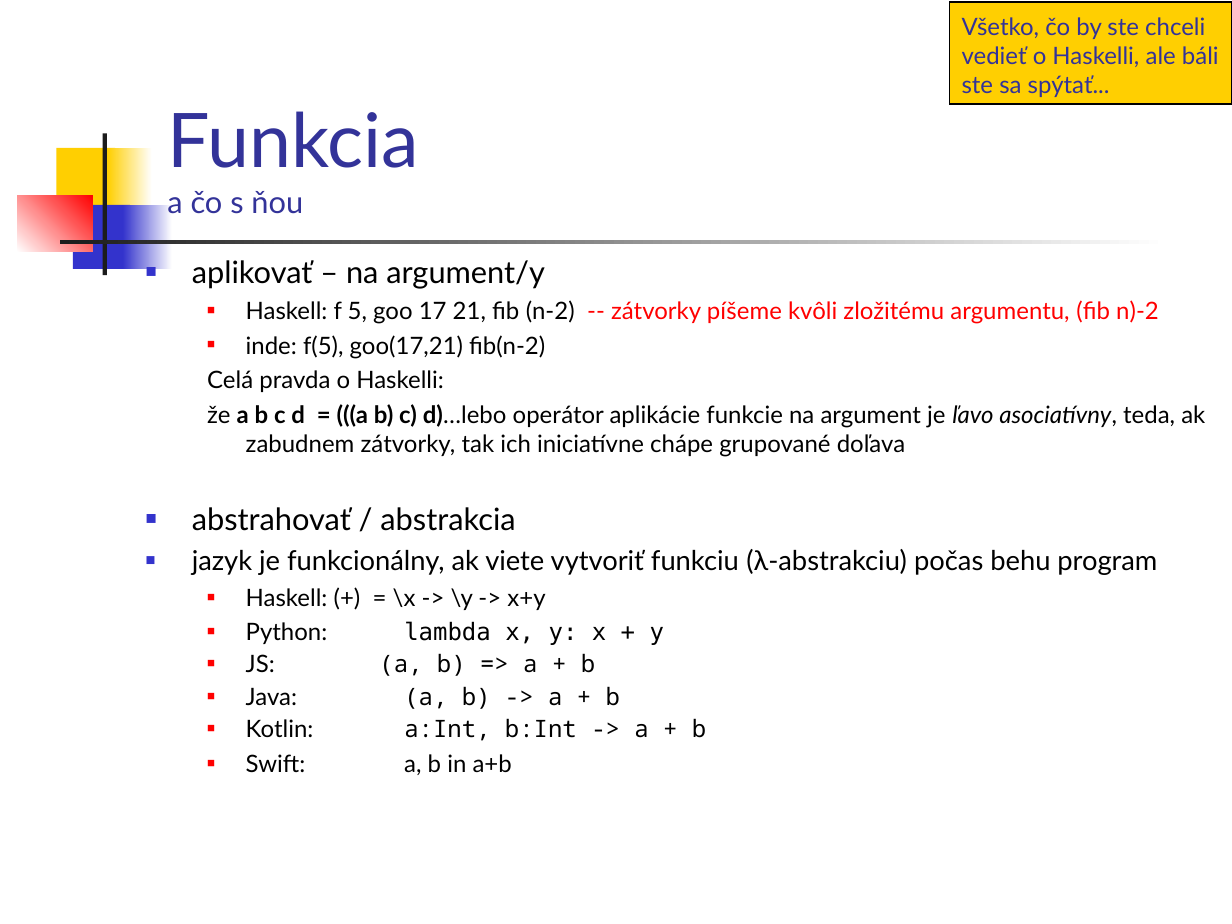
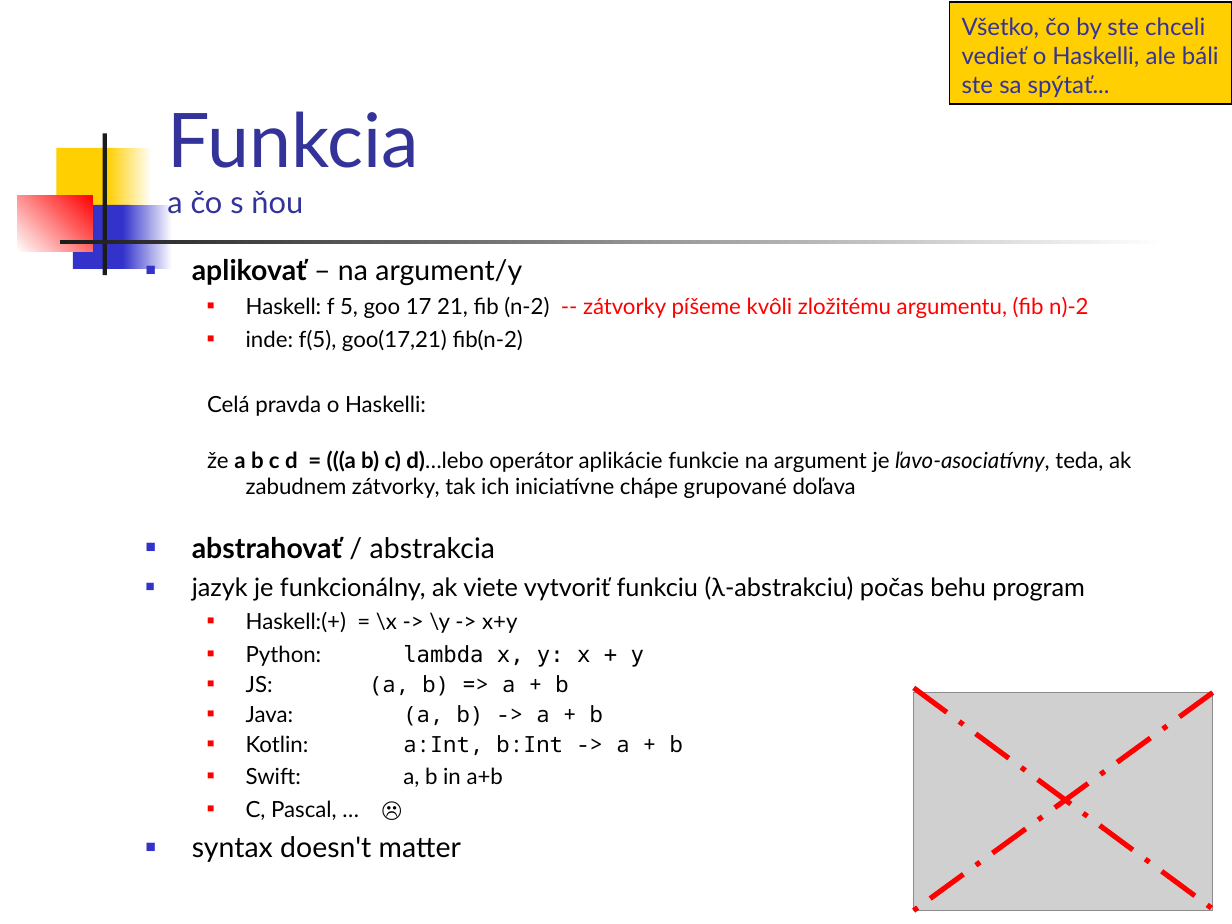
Before and after one commit to Funkcionalne/Prednasky, a slide deck: slide 3 of 02/02_fpro.ppt (slide 2 before the commit). Drawn at 1232x924 pixels with LibreOffice and Linux fonts; fonts in the diff are those of the drawing; grey boxes stand for pictures. Boxes give left, top, right and bottom in pixels: in the first picture for what was removed or moved away, otherwise in the second. Text is boxed around its words. In the diff, an @@ line names an element or a change of style, - is before the commit and + after.

```diff
--- a/02/02_fpro.ppt
+++ b/02/02_fpro.ppt
@@ text at (192, 259, 1088, 787): size 18 to 16.6 pt in "aplikovať – na argument/y", "abstrahovať / abstrakcia"; bold on in "aplikovať", "abstrahovať"; size 14 to 12.9 pt in "Haskell: f 5, goo 17 21, fib ...", "inde: f(5), goo(17,21) fib(n-2)", "Celá pravda o Haskelli:", "Python: lambda x, y: x + y" and 4 more places; size 16 to 14.8 pt in "jazyk je funkcionálny, ak viete vytvoriť funkciu ..." @@
@@ text at (207, 450, 1131, 498): text changed; size 14 to 12.9 pt @@
-  že a b c d = (((a b) c) d)…lebo operátor aplikácie funkcie na argument je ľavo asociatívny, teda, ak zabudnem zátvorky, tak ich iniciatívne chápe grupované doľava
+  že a b c d = (((a b) c) d)…lebo operátor aplikácie funkcie na argument je ľavo-asociatívny, teda, ak zabudnem zátvorky, tak ich iniciatívne chápe grupované doľava
@@ text at (246, 612, 517, 633): text changed; size 14 to 12.9 pt @@
-  ■ Haskell: (+) = \x -> \y -> x+y
+  ■ Haskell:(+) = \x -> \y -> x+y
@@ line added from (914, 687) to (1222, 915), #FF0000 3 pt dashed @@
@@ picture added at (914, 692, 1214, 910) @@
@@ line added from (1212, 692) to (914, 910), #FF0000 3 pt dashed @@
@@ text at (192, 800, 461, 862): paragraphs added @@
+  ■ C, Pascal, … ☹
+■ syntax doesn't matter
```
Also in this commit, not shown: 16 other slides changed, 2 slides added, 1 other file.
